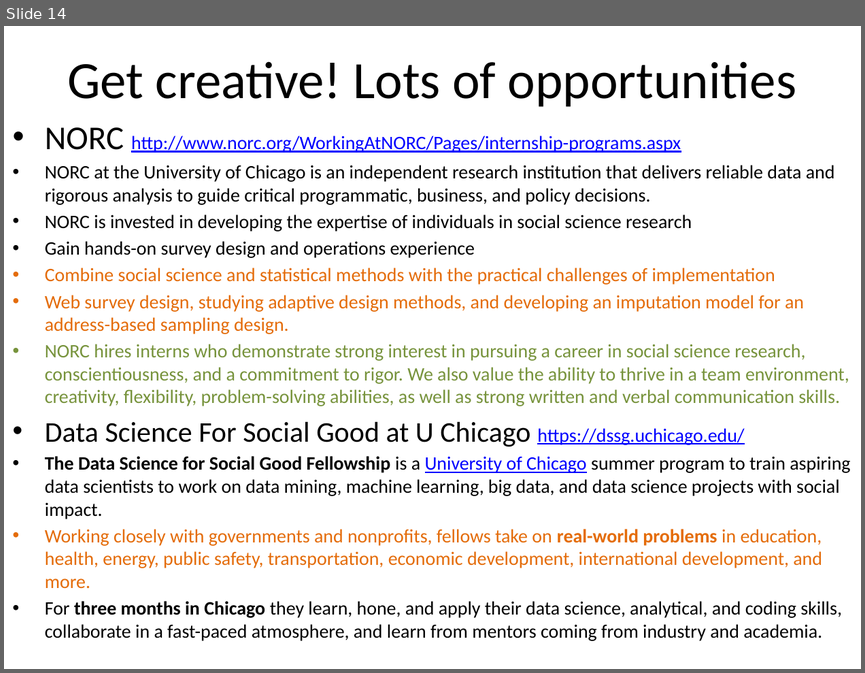
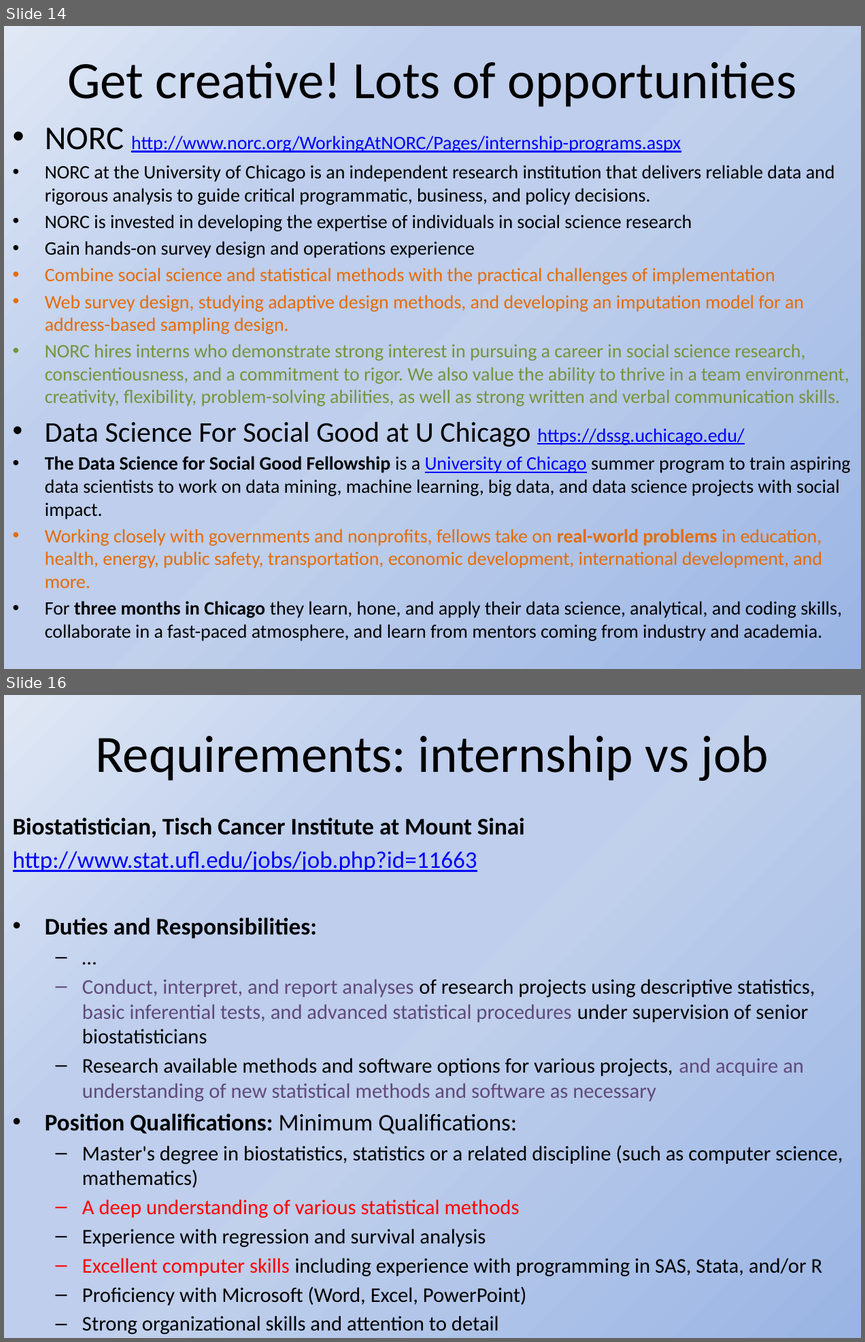
Before and after one commit to BarkleyBG/BSA_info, a slide deck: BSA Internship Workshop 2016 Slides.pptx. Shown one above the other, each under a label of ours: slide 14 before the commit, slides 14 and 16 after it; the slides between them are not shown. The pictures are 865x673 and 865x1342 pixels, drawn with LibreOffice and Linux fonts; fonts in the diff are those of the drawing. Boxes give left, top, right and bottom in pixels: in the first picture for what was removed or moved away, otherwise in the second. Text is boxed around its words. In the diff, an @@ line names an element or a change of style, - is before the commit and + after.

```diff
--- a/BSA Internship Workshop 2016 Slides.pptx
+++ b/BSA Internship Workshop 2016 Slides.pptx
@@ slide 16 added at bbox=[4, 695, 861, 1338], background gradient #9AB5E4 to #C2D1ED to #BECEEC to #E1E8F5 @@
@@ title added at bbox=[95, 735, 768, 781], 44 pt, text #000000 @@
+Requirements: internship vs job
@@ text added at bbox=[13, 817, 842, 1334], 17.5 pt, text #000000 @@
+Biostatistician, Tisch Cancer Institute at Mount Sinai
+http://www.stat.ufl.edu/jobs/job.php?id=11663
+• Duties and Responsibilities:
+  – …
+  – Conduct, interpret, and report analyses of research projects using descriptive statistics, basic inferential tests, and advanced statistical procedures under supervision of senior biostatisticians
+  – Research available methods and software options for various projects, and acquire an understanding of new statistical methods and software as necessary
+• Position Qualifications: Minimum Qualifications:
+  – Master's degree in biostatistics, statistics or a related discipline (such as computer science, mathematics)
+  – A deep understanding of various statistical methods
+  – Experience with regression and survival analysis
+  – Excellent computer skills including experience with programming in SAS, Stata, and/or R
+  – Proficiency with Microsoft (Word, Excel, PowerPoint)
+  – Strong organizational skills and attention to detail
+  – Excellent written and interpersonal communication skills
+  – Ability to work independently, under minimal supervision and as part of a team
@@ slide 14 changed as well @@
@@ background #FFFFFF to gradient #9AB5E4 to #C2D1ED to #BECEEC to #E1E8F5 @@
```
Also in this commit, not shown: 36 other slides changed, 3 other slides added.
